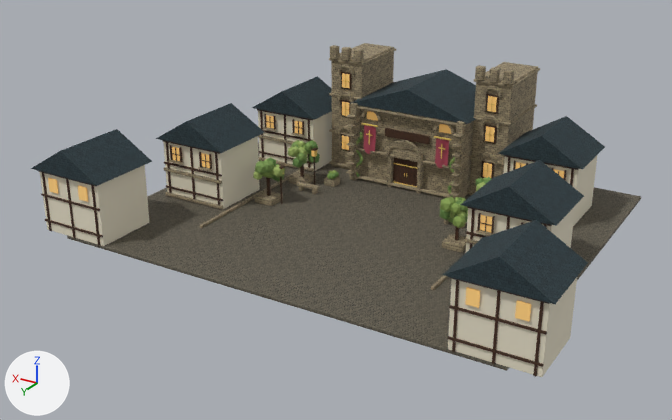
The Blender file art/blender/beginnings_gate_square.blend: old version first, new version second.
Camera for both pictures: a 50 mm lens placed at (-39.1, 68.0, 35.2), pointed at (1.4, 0.5, 1.5). The lights are fixed; the arrows at lower left show +X, +Y and +Z. The first picture is the older version.

Script lines for the objects in view, before the commit:
```python
ob_cross_beam_003 = bpy.data.objects.new('Cross beam.003', me_cube_015)
ob_cross_beam_003.location = (16.0, 3.05, 1.0)
ob_cross_beam_004 = bpy.data.objects.new('Cross beam.004', me_cube_016)
ob_cross_beam_004.location = (16.0, 3.05, 3.5)
ob_cross_beam_005 = bpy.data.objects.new('Cross beam.005', me_cube_017)
ob_cross_beam_005.location = (16.0, 3.05, 5.8)
ob_half_timber_townhouse_001 = bpy.data.objects.new('Half-timber townhouse.001', me_cube_011)
ob_half_timber_townhouse_001.location = (16.0, 0.0, 3.0)
ob_slate_pitched_roof_001 = bpy.data.objects.new('Slate pitched roof.001', me_slate_pitched_roof_001)
ob_slate_pitched_roof_001.location = (0.0, 0.0, 0.0)
ob_slate_pitched_roof_005 = bpy.data.objects.new('Slate pitched roof.005', me_slate_pitched_roof_005)
ob_slate_pitched_roof_005.location = (0.0, 0.0, 0.0)
ob_town_window_002 = bpy.data.objects.new('Town window.002', me_cube_018)
ob_town_window_002.location = (14.2, 3.12, 4.7)
ob_upright_oak_beam_003 = bpy.data.objects.new('Upright oak beam.003', me_cube_012)
ob_upright_oak_beam_003.location = (13.0, 3.04, 3.0)
ob_upright_oak_beam_004 = bpy.data.objects.new('Upright oak beam.004', me_cube_013)
ob_upright_oak_beam_004.location = (16.0, 3.04, 3.0)
# also in view: 'Slate pitched roof.006' at (0.0, -15.0, 9.2); 'Half-timber townhouse.004' at (-14.0, -13.0, 3.0); 'Town square' at (0.0, -3.0, -0.2); 'Half-timber townhouse' at (-16.0, 0.0, 3.0); 'Guild buttress' at (-5.8, -10.7, 4.0)
```
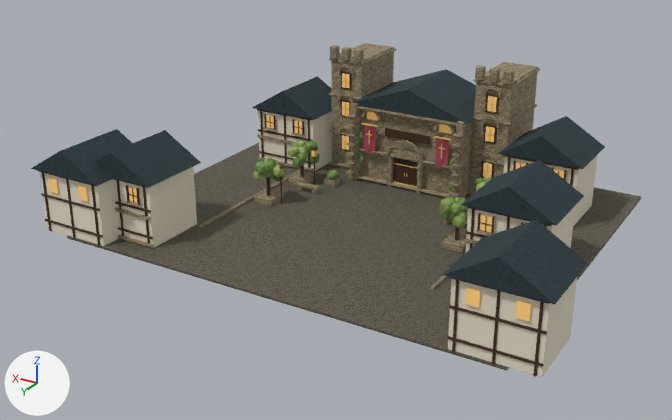
Pixel boxes [x1, y1, x2, y2] of what changed, in the pictures (672 x 420 px):
'Half-timber townhouse.001', moved: before [163, 136, 260, 209]; after [114, 167, 197, 248]
'Slate pitched roof.001', moved: before [156, 103, 265, 153]; after [95, 130, 201, 187]
'House stone footing.003', moved: before [164, 167, 222, 184]; after [115, 208, 151, 221]
'House stone footing.002', moved: before [166, 192, 223, 209]; after [117, 234, 154, 248]
'Upright oak beam.003', moved: before [215, 153, 220, 209]; after [143, 187, 150, 248]
'Upright oak beam.004', moved: before [190, 147, 195, 203]; after [116, 180, 124, 236]
'Cross beam.004', moved: before [164, 162, 222, 177]; after [115, 201, 151, 213]
'Cross beam.003', moved: before [166, 185, 223, 201]; after [118, 227, 153, 239]
'Town window.002', moved: before [201, 153, 210, 168]; after [128, 187, 138, 203]
'Cross beam.005', moved: before [162, 140, 220, 154]; after [114, 179, 149, 188]
'Window sill.002', moved: before [198, 166, 213, 171]; after [125, 201, 141, 207]
'Window carved surround.004', moved: before [209, 154, 212, 169]; after [136, 188, 140, 205]
'Window carved surround.005', moved: before [199, 152, 202, 167]; after [126, 185, 130, 202]

The change in detail:
me_slate_pitched_roof_001 is used by ob_slate_pitched_roof_001; location (0.0, 0.0, 0.0).
me_slate_pitched_roof_001 had 6 vertices, 4 faces and spanned x 12.0..20.0, y -3.5..3.5, z 6.0..8.4.
me_slate_pitched_roof_001 now has 6 vertices, 4 faces and spans x 12.0..20.0, y 6.5..13.5, z 6.0..8.4.
me_slate_pitched_roof_001 part 1: the whole mesh is moved by (0.0, 10.0, 0.0).
Object 'Half-timber townhouse.001' (ob_half_timber_townhouse_001) moves from (16.0, 0.0, 3.0) to (16.0, 10.0, 3.0).
Object 'Upright oak beam.003' (ob_upright_oak_beam_003) moves from (13.0, 3.04, 3.0) to (13.0, 13.04, 3.0).
Object 'Upright oak beam.004' (ob_upright_oak_beam_004) moves from (16.0, 3.04, 3.0) to (16.0, 13.04, 3.0).
Object 'Cross beam.003' (ob_cross_beam_003) moves from (16.0, 3.05, 1.0) to (16.0, 13.05, 1.0).
Object 'Cross beam.004' (ob_cross_beam_004) moves from (16.0, 3.05, 3.5) to (16.0, 13.05, 3.5).
Object 'Cross beam.005' (ob_cross_beam_005) moves from (16.0, 3.05, 5.8) to (16.0, 13.05, 5.8).
Object 'Town window.002' (ob_town_window_002) moves from (14.2, 3.12, 4.7) to (14.2, 13.12, 4.7).
Object 'Window carved surround.004' (ob_window_carved_surround_004) moves from (13.6, 3.21, 4.7) to (13.6, 13.21, 4.7).
Object 'Window carved surround.005' (ob_window_carved_surround_005) moves from (14.8, 3.21, 4.7) to (14.8, 13.21, 4.7).
Object 'Window sill.002' (ob_window_sill_002) moves from (14.2, 3.26, 3.95) to (14.2, 13.26, 3.95).
Object 'House stone footing.002' (ob_house_stone_footing_002) moves from (16.0, 3.12, 0.25) to (16.0, 13.12, 0.25).
Object 'House stone footing.003' (ob_house_stone_footing_003) moves from (16.0, 3.12, 2.85) to (16.0, 13.12, 2.85).
